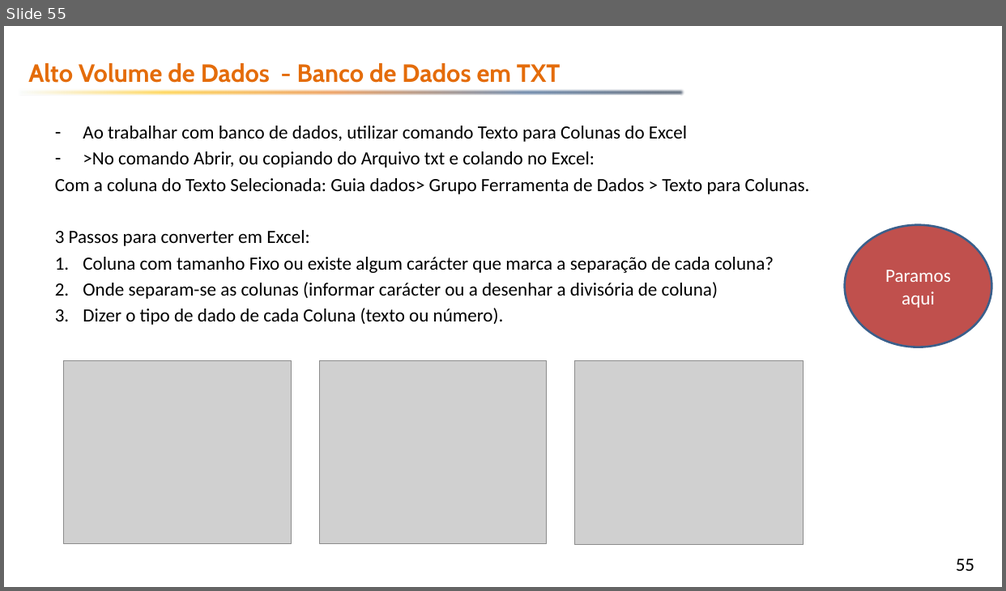
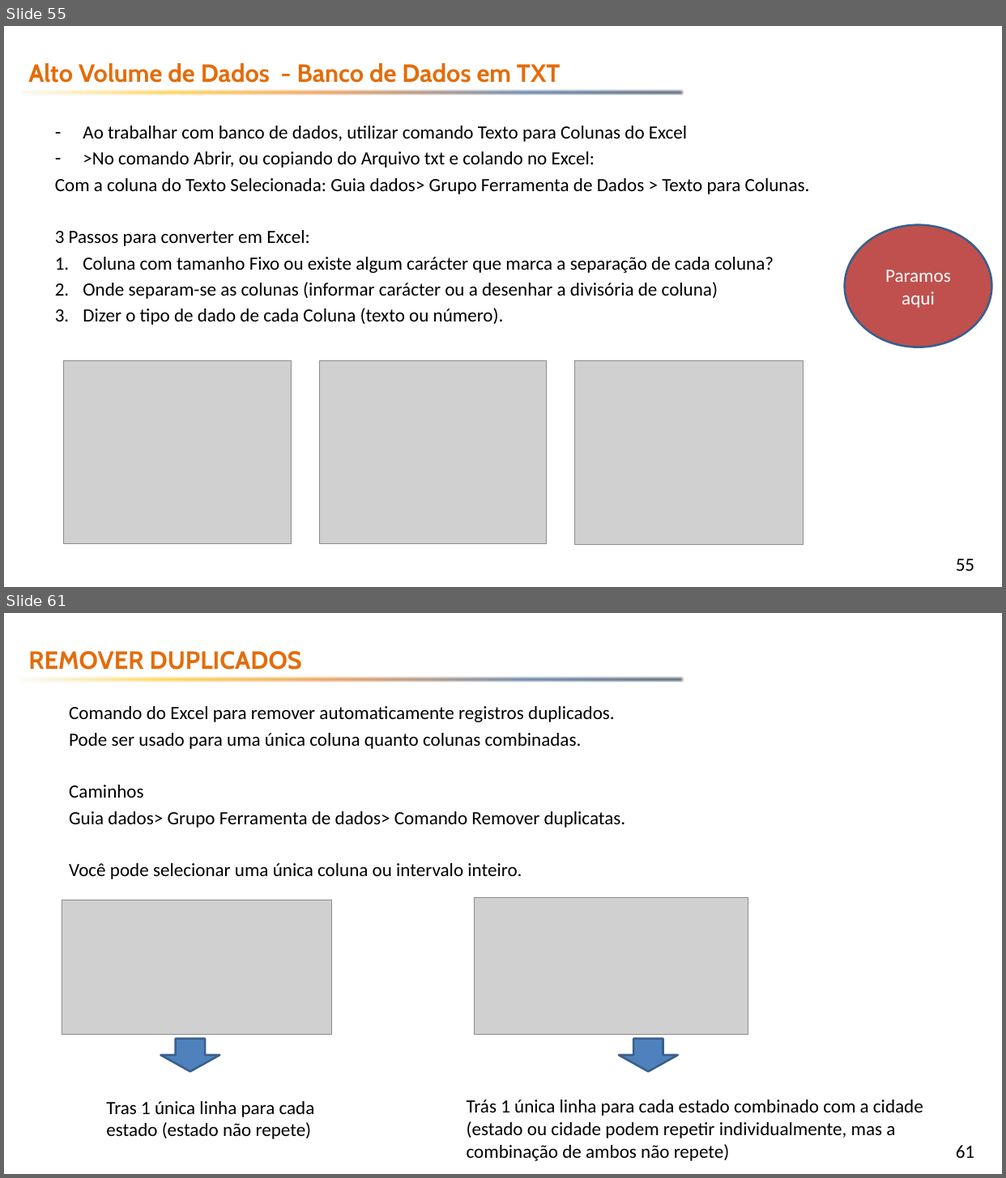
Before and after one commit to emerson-fenrir/Excel_Basico, a slide deck: Professor/Aula3.pptx. Shown one above the other, each under a label of ours: slide 55 before the commit, slides 55 and 61 after it; the slides between them are not shown. The pictures are 1006x591 and 1006x1178 pixels, drawn with LibreOffice and Linux fonts; fonts in the diff are those of the drawing; grey boxes stand for pictures; background and template pictures are left out. Boxes give left, top, right and bottom in pixels: in the first picture for what was removed or moved away, otherwise in the second. Text is boxed around its words. In the diff, an @@ line names an element or a change of style, - is before the commit and + after.

```diff
--- a/Professor/Aula3.pptx
+++ b/Professor/Aula3.pptx
@@ slide 61 added at <box>4,613,1002,1174</box>, background picture (left out); not listed: 2 template elements that a slide beside it also shows @@
@@ text added at <box>28,651,302,670</box>, 24 pt, text #E46C0A, bold @@
+REMOVER DUPLICADOS
@@ text added at <box>69,706,626,879</box>, 18 pt, text #000000 @@
+Comando do Excel para remover automaticamente registros duplicados.
+Pode ser usado para uma única coluna quanto colunas combinadas.
+Caminhos
+Guia dados> Grupo Ferramenta de dados> Comando Remover duplicatas.
+Você pode selecionar uma única coluna ou intervalo inteiro.
@@ picture added at <box>62,900,332,1034</box> @@
@@ picture added at <box>474,898,748,1034</box> @@
@@ down arrow added at <box>160,1039,219,1072</box>, fill #4F81BD, outline #3A5F8C 2 pt @@
@@ down arrow added at <box>619,1039,678,1072</box>, fill #4F81BD, outline #3A5F8C 2 pt @@
@@ text added at <box>106,1101,315,1139</box>, 18 pt, text #000000 @@
+Tras 1 única linha para cada estado (estado não repete)
@@ text added at <box>467,1100,923,1161</box>, 18 pt, text #000000 @@
+Trás 1 única linha para cada estado combinado com a cidade (estado ou cidade podem repetir individualmente, mas a combinação de ambos não repete)
```
Also in this commit, not shown: 3 slides changed, 8 other slides added, 1 slide removed, 10 other files.
